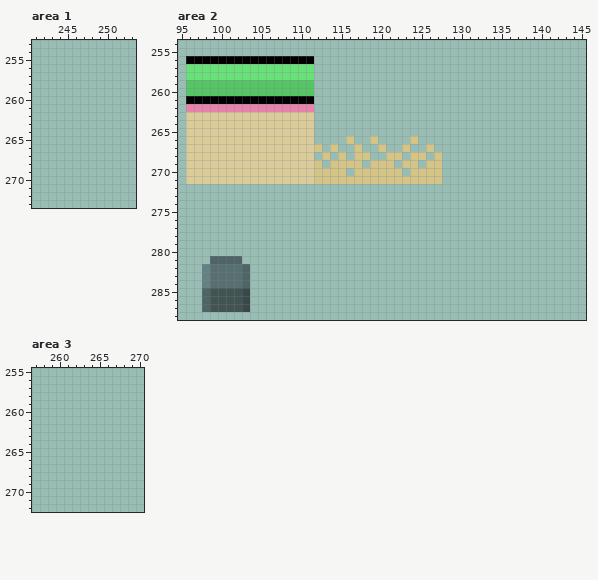
Pixel-art file: Resources/SpriteSheet.aseprite. The first picture shows the starting point.
432x407 pixels, 1 frame. Colours within 5 levels of each other are drawn and written as one. Shown: area 1: x 241..253, y 253..273; area 2: x 95..145, y 254..288; area 3: x 257..270, y 255..272. The commit also changed other parts of the picture, which this record leaves out.
Now the later version:
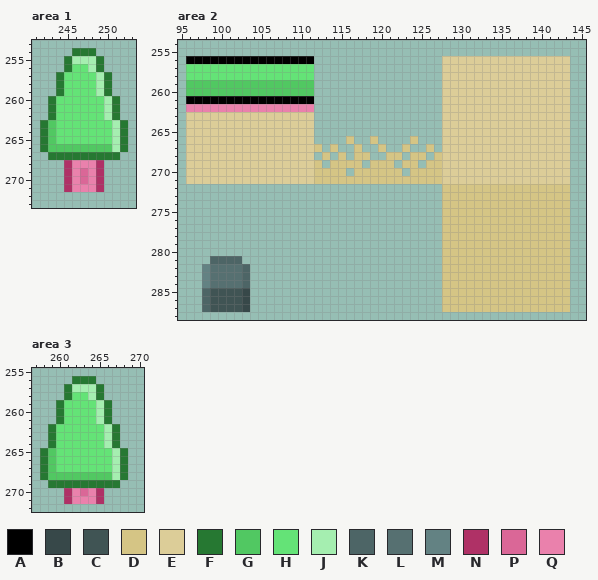
Palette (. is transparent): A #000000  B #374849  C #405454  D #d5c585  E #dccd98  F #267832  G #51c862  H #64e377  J #a5eeb0  K #4d6566  L #567071  M #638283  N #af3166  P #da6797  Q #ea81ac
Difference:
Area 1:
The author put colour F in row 254 at x 246 to 248; in rows 255 to 256 at x 245 and 249; in rows 257 to 259 at x 244 and 250; in rows 260 to 262 at x 243 and 251; in rows 263 to 266 at x 242 and 252; in row 267 at x 243 to 251.
The author put colour G in rows 263 to 265 at x 243; in row 266 at x 243 to 250.
The author put colour H in row 256 at x 246 to 247; in rows 257 to 259 at x 245 to 248; in rows 260 to 262 at x 244 to 249; in rows 263 to 265 at x 244 to 250.
The author put colour J in row 255 at x 246 to 248; in row 256 at x 248; in rows 257 to 259 at x 249; in rows 260 to 262 at x 250; in rows 263 to 266 at x 251.
The author put colour N in rows 268 to 271 at x 245 and 249.
The author put colour P in rows 269 to 270 at x 247.
The author put colour Q in row 268 at x 246 to 248; in rows 269 to 270 at x 246 and 248; in row 271 at x 246 to 248.
Area 2:
The author put colour D in rows 272 to 287 at x 128 to 143.
The author put colour E in rows 256 to 271 at x 128 to 143.
Area 3:
The author put colour F in row 256 at x 262 to 264; in rows 257 to 258 at x 261 and 265; in rows 259 to 261 at x 260 and 266; in rows 262 to 264 at x 259 and 267; in rows 265 to 268 at x 258 and 268; in row 269 at x 259 to 267.
The author put colour G in rows 265 to 267 at x 259; in row 268 at x 259 to 266.
The author put colour H in row 258 at x 262 to 263; in rows 259 to 261 at x 261 to 264; in rows 262 to 264 at x 260 to 265; in rows 265 to 267 at x 260 to 266.
The author put colour J in row 257 at x 262 to 264; in row 258 at x 264; in rows 259 to 261 at x 265; in rows 262 to 264 at x 266; in rows 265 to 268 at x 267.
The author put colour N in rows 270 to 271 at x 261 and 265.
The author put colour P in row 270 at x 263.
The author put colour Q in row 270 at x 262 and 264; in row 271 at x 262 to 264.
